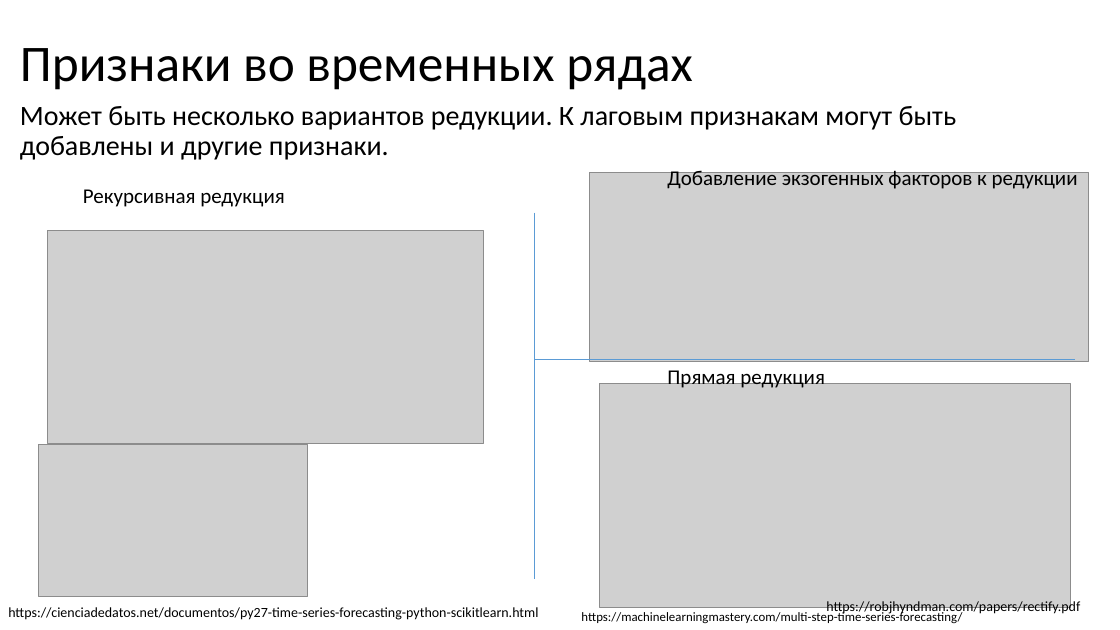
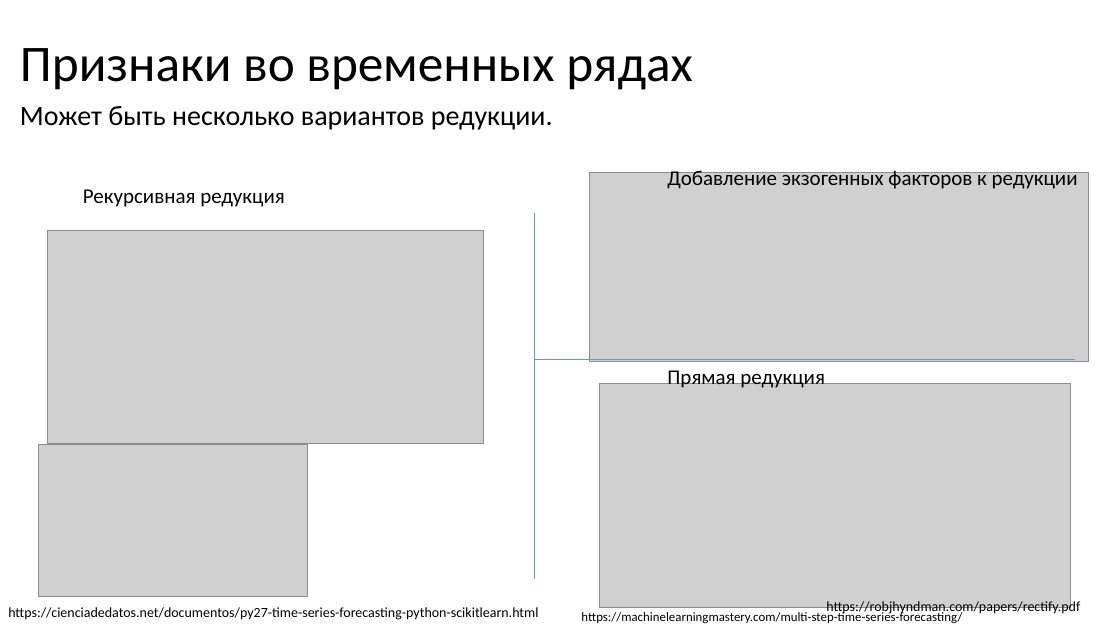
Before and after one commit to MVRonkin/TimeSeriesCourse, a slide deck: slide 4 of 2025/LEC/05-1 методы машинного обучения для анализа ВР.pptx. Drawn at 1120x630 pixels with LibreOffice and Linux fonts; fonts in the diff are those of the drawing; grey boxes stand for pictures. Boxes give left, top, right and bottom in pixels: in the first picture for what was removed or moved away, otherwise in the second. Text is boxed around its words. In the diff, an @@ line names an element or a change of style, - is before the commit and + after.

```diff
--- a/2025/LEC/05-1 методы машинного обучения для анализа ВР.pptx
+++ b/2025/LEC/05-1 методы машинного обучения для анализа ВР.pptx
@@ text at <box>20,106,553,130</box>: text changed @@
-Может быть несколько вариантов редукции. К лаговым признакам могут быть добавлены и другие признаки.
+Может быть несколько вариантов редукции.
```
Also in this commit, not shown: 5 other slides changed, 6 slides added, 5 slides removed, 2 other files.
